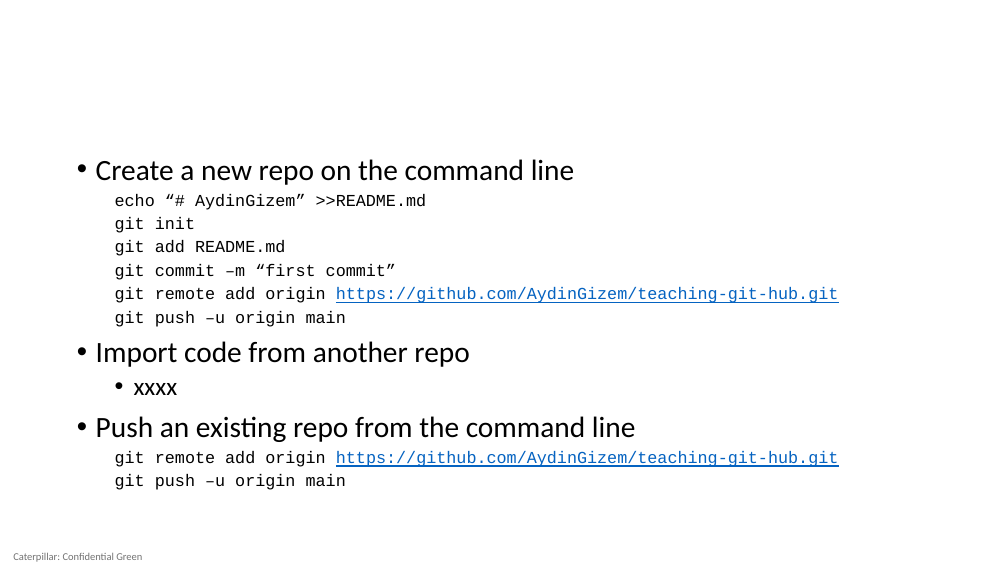
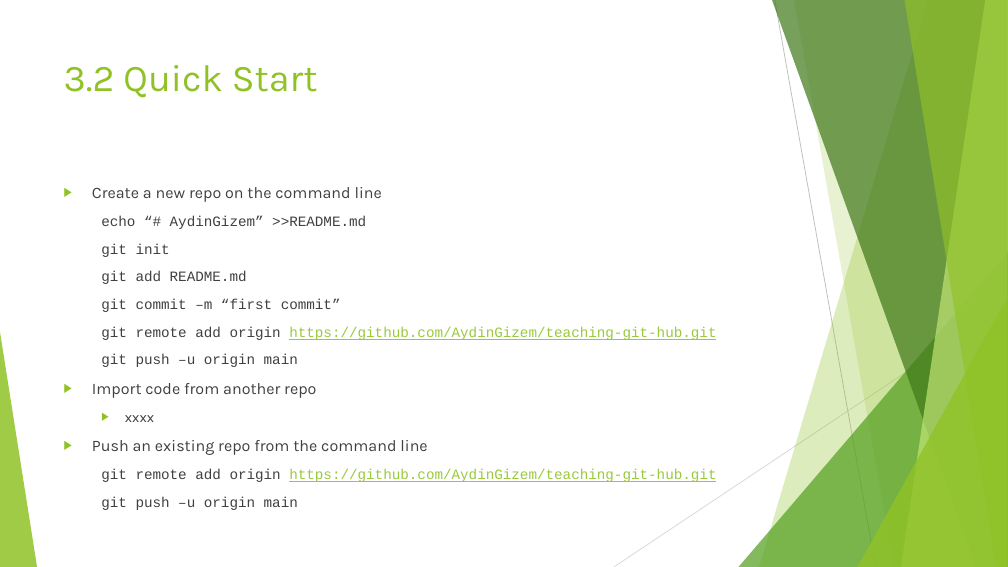
Before and after one commit to AydinGizem/teaching-github, a slide deck: slide 11 of GIT for beginners.pptx (slide 10 before the commit). Drawn at 1008x567 pixels with LibreOffice and Linux fonts; fonts in the diff are those of the drawing. Boxes give left, top, right and bottom in pixels: in the first picture for what was removed or moved away, otherwise in the second. Text is boxed around its words. In the diff, an @@ line names an element or a change of style, - is before the commit and + after.

```diff
--- a/GIT for beginners.pptx
+++ b/GIT for beginners.pptx
@@ title added at [64,65,318,98], 36 pt, text #90C226 @@
+3.2 Quick Start
@@ text "Create a new repo on ...": place and size @@
-text "Create a new repo on ..." at [96,159,839,490]
+text "Create a new repo on ..." at [92,187,716,510]
@@ text "Create a new repo on ..." at [92,187,716,510]: size 28 to 15.3 pt in "Create a new repo on the command ...", "Import code from another repo", "Push an existing repo from the command ..."; font Calibri to Karla in "Create a new repo on the command ...", "Import code from another repo", "xxxx", "Push an existing repo from the command ..."; text colour #000000 to #404040 in "Create a new repo on the command ...", "echo “# AydinGizem” >>README.md", "git init", "git add README.md" and 8 more places; size 16 to 13.6 pt in "echo “# AydinGizem” >>README.md", "git init", "git add README.md", "git commit –m “first commit”" and 4 more places; text colour #0563C1 to #99CA3C in "https://github.com/AydinGizem/teaching-git-hub.git", "https://github.com/AydinGizem/teaching-git-hub.git"; size 24 to 13.6 pt in "xxxx"; bullet • to ▶; line spacing 0.9 to 1; more space between paragraphs @@
@@ group added at [0,0,1008,567]: 5 freeform shapes, 3 triangles, 2 lines @@
@@ text removed at [13,553,142,562] @@
-Caterpillar: Confidential Green
```
Also in this commit, not shown: 8 other slides changed, 8 slides added, 2 slides removed, 1 other file.
